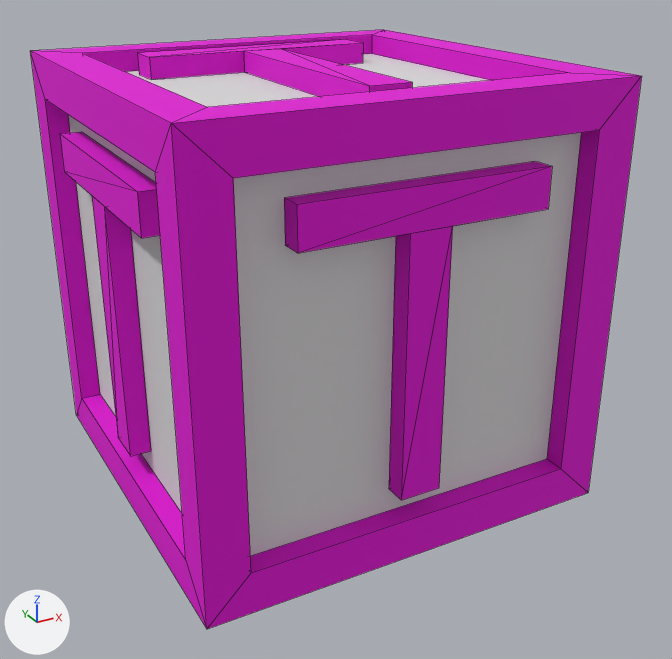
The FBX model Assets/Imports/Cubes/cube_T.fbx, before and after one commit.
Camera for both pictures: a camera (50 mm lens) standing at (-1.96, -3.8, 1.58) and looking at (0.05, -0.15, -0.25). The lights are fixed; the arrows at lower left show +X, +Y and +Z. The older version comes first. Mesh edges are drawn as thin lines. Where no turn or scale is listed for an object, it has been applied to the vertices.

Names of what the first picture shows: 'Cube', 'Text', 'Text.001', 'Text.002'.
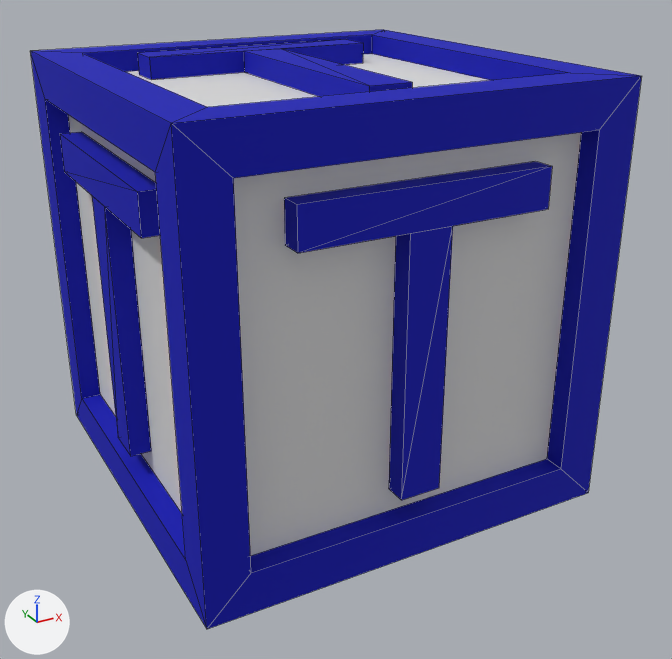
Where the change shows, as pixel boxes (x1, y1, x2, y2) in the pictures (672 x 659 px):
part 1 of me_text_002, recoloured (darker)
    both: (284, 161, 552, 500)
part 2 of me_text, recoloured (pink to blue)
    both: (137, 40, 412, 97)
part 3 of me_text_003, recoloured (pink to blue)
    both: (60, 132, 160, 456)
part 4 of me_cube, recoloured (darker)
    both: (30, 30, 642, 629)

The edits, one by one:
Material 'Couleur' (mat_couleur) is new.
Its base color is (0.0, 0.00305, 0.505) (blue #000abc).
Its metallic is 0.2.
Its roughness is 0.8.
me_text has 16 vertices, 20 faces and spans x -0.57..0.57, y -0.686..0.678, z -0.1..0.0.
me_text is used by ob_text; location (0.0, 0.0, 1.0).
me_text part 2: 20 faces spanning x -0.57..0.57, y -0.686..0.678, z -0.1..0.0 switch from mat_rose (pink #e800db) to mat_couleur (blue #000abc).
me_cube has 56 vertices, 54 faces and spans x -1.0..1.0, y -1.0..1.0, z -1.0..1.0.
me_cube is used by ob_cube; location (0.0, 0.0, 0.0).
me_cube part 4: all 48 faces that had it switch from mat_rose (pink #e800db) to mat_couleur (blue #000abc).
me_text_002 has 16 vertices, 20 faces and spans x -0.57..0.57, y 0.0..0.1, z -0.686..0.678.
me_text_002 is used by ob_text_001; location (0.0, -1.0, 0.0).
me_text_002 part 1: 20 faces spanning x -0.57..0.57, y 0.0..0.1, z -0.686..0.678 switch from mat_rose (pink #e800db) to mat_couleur (blue #000abc).
me_text_003 has 16 vertices, 20 faces and spans x 0.0..0.1, y -0.57..0.57, z -0.686..0.678.
me_text_003 is used by ob_text_002; location (-1.0, 0.0, 0.0).
me_text_003 part 3: 20 faces spanning x 0.0..0.1, y -0.57..0.57, z -0.686..0.678 switch from mat_rose (pink #e800db) to mat_couleur (blue #000abc).
